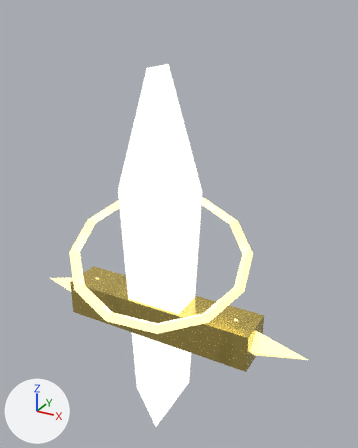
One commit to the glTF model public/assets/harthmere/glb/projectiles/smite.glb: the scene before it, then after it.
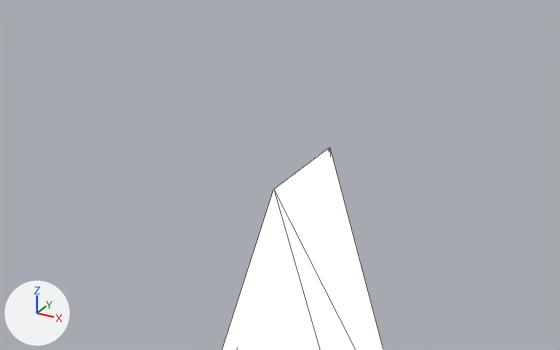
Each version appears first whole from a 50 mm camera at (0.768, -1.272, 0.837) aimed at (0.034, 0.063, 0.169), and next in a close-up from a 50 mm camera at (0.32, -0.63, 0.981) aimed at (-0.015, -0.02, 0.676). The axes (+X, +Y, +Z) are drawn at lower left. The lights are the same throughout. The last two pictures show the newer version. The close-ups show mesh edges as thin lines. Where no turn or scale is listed for an object, it has been applied to the vertices.

The first close-up shows 'DivineSpear'.
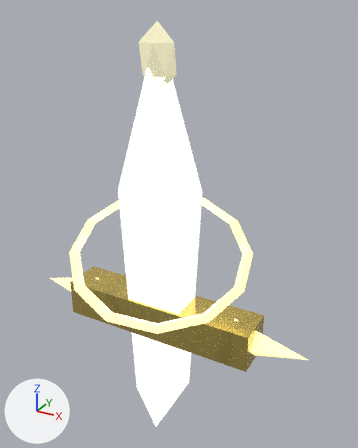
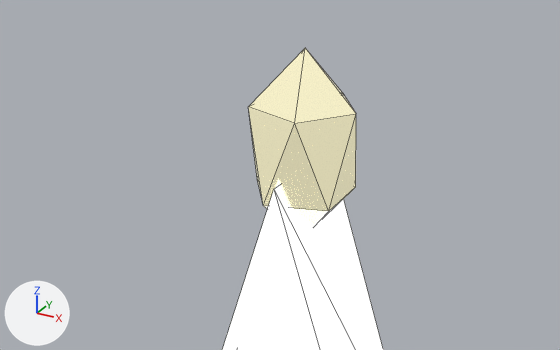
What differs and where, as boxes [x1, y1, x2, y2] in the close-ups (560 x 350 px):
'SmiteFocus', added (beige): after [248, 48, 356, 227]

What changed in the scene script:
```text
Add mat_premium_projectile_gold_bright:
    mat_premium_projectile_gold_bright = principled_material('premium-projectile-gold-bright')
    mat_premium_projectile_gold_bright.base_color = (1.0, 0.941, 0.627)  # beige #fff8cf
    mat_premium_projectile_gold_bright.metallic = 0.8
    mat_premium_projectile_gold_bright.roughness = 0.14
    mat_premium_projectile_gold_bright.emission_color = (0.4, 0.376, 0.251)  # beige #aaa589
    mat_premium_projectile_gold_bright.emission_strength = 1.0
Add me_icosphere_029:
    me_icosphere_029.from_pydata(...)  # an icosphere of 20 faces spanning x -0.054..0.054, y -0.051..0.051, z -0.1..0.1
    me_icosphere_029.materials.append(mat_premium_projectile_gold_bright)  # beige #fff8cf, glowing beige #aaa589
Add ob_smitefocus:
    ob_smitefocus = bpy.data.objects.new('SmiteFocus', me_icosphere_029)
    ob_smitefocus.location = (0.0, 0.0, 0.7)
```
